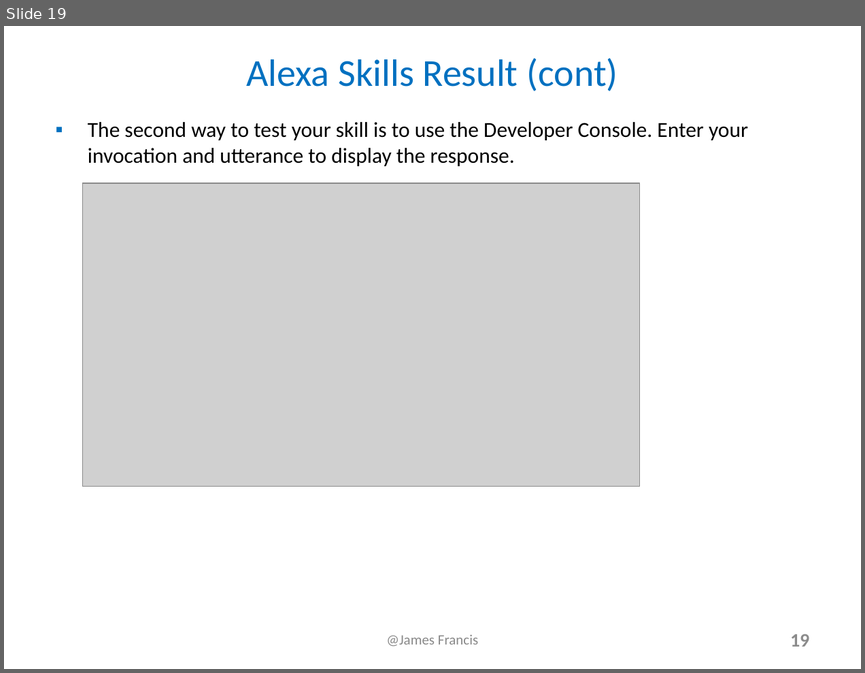
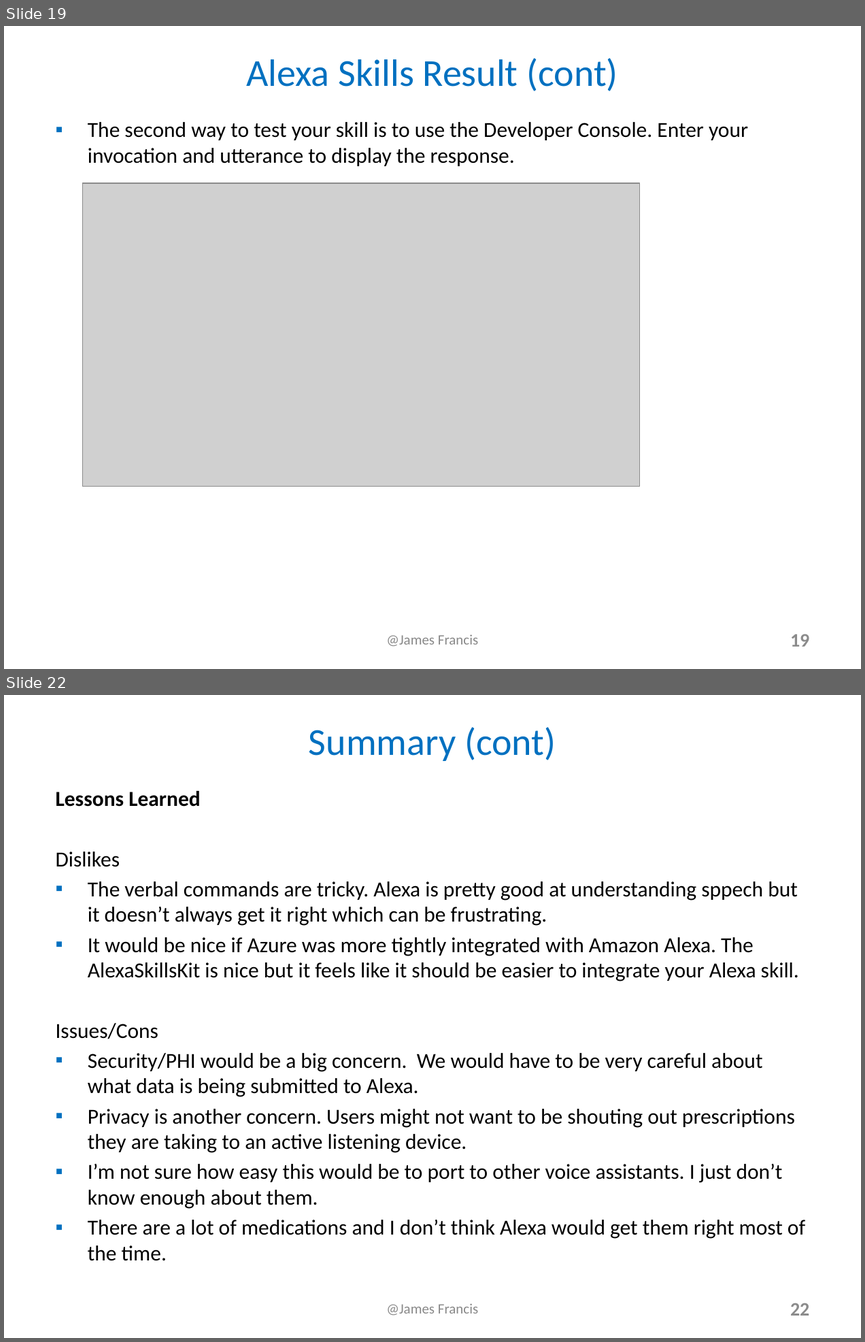
Before and after one commit to james-francis/DeepAzure-FinalProject, a slide deck: Alexa_JamesFrancis_Presentation.pptx. Shown one above the other, each under a label of ours: slide 19 before the commit, slides 19 and 22 after it; the slides between them are not shown. The pictures are 865x673 and 865x1342 pixels, drawn with LibreOffice and Linux fonts; fonts in the diff are those of the drawing; grey boxes stand for pictures. Boxes give left, top, right and bottom in pixels: in the first picture for what was removed or moved away, otherwise in the second. Text is boxed around its words. In the diff, an @@ line names an element or a change of style, - is before the commit and + after.

```diff
--- a/Alexa_JamesFrancis_Presentation.pptx
+++ b/Alexa_JamesFrancis_Presentation.pptx
@@ slide 22 added at (4,695,861,1338), background #FFFFFF @@
@@ title added at (309,727,555,761), 32 pt, text #0070C0 @@
+Summary (cont)
@@ text added at (56,791,805,1261), 18 pt, text #000000 @@
+Lessons Learned
+Dislikes
+▪ The verbal commands are tricky. Alexa is pretty good at understanding sppech but it doesn’t always get it right which can be frustrating.
+▪ It would be nice if Azure was more tightly integrated with Amazon Alexa. The AlexaSkillsKit is nice but it feels like it should be easier to integrate your Alexa skill.
+Issues/Cons
+▪ Security/PHI would be a big concern. We would have to be very careful about what data is being submitted to Alexa.
+▪ Privacy is another concern. Users might not want to be shouting out prescriptions they are taking to an active listening device.
+▪ I’m not sure how easy this would be to port to other voice assistants. I just don’t know enough about them.
+▪ There are a lot of medications and I don’t think Alexa would get them right most of the time.
@@ text added at (386,1303,478,1315), 12 pt, text #898989 @@
+@James Francis
@@ page number added at (790,1303,809,1315), 16 pt, text #8C8C8C, bold @@
+22
```
Also in this commit, not shown: 3 slides changed, 3 other slides added, 1 other file.
